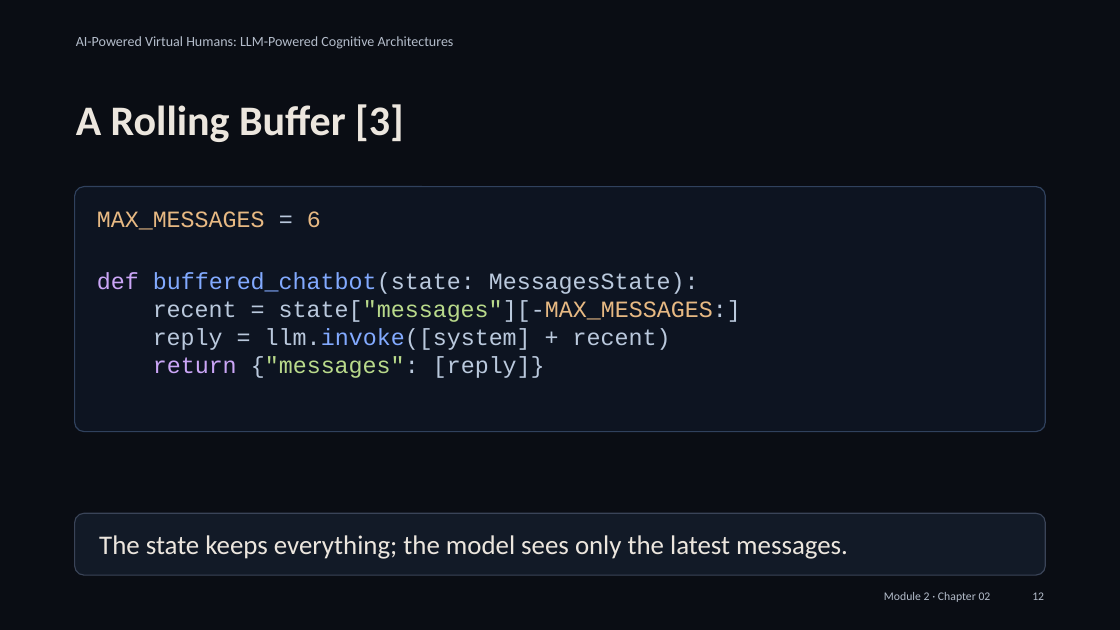
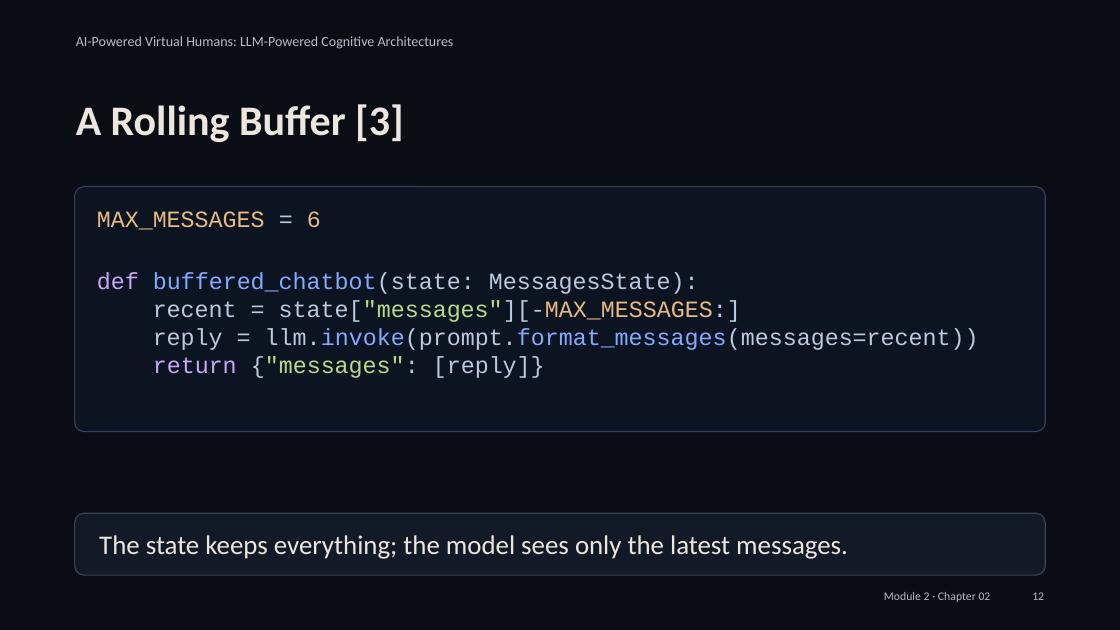
Before and after one commit to alessandropec/virtual-humans-cognitive-architectures, a slide deck: slide 12 of virtual_human_course/Module_2/Chapter_02/Slides/Module_2_Chapter_02_Building_Stateful_Agents_with_Memory.pptx. Drawn at 1120x630 pixels with LibreOffice and Linux fonts; fonts in the diff are those of the drawing. Boxes give left, top, right and bottom in pixels: in the first picture for what was removed or moved away, otherwise in the second. Text is boxed around its words. In the diff, an @@ line names an element or a change of style, - is before the commit and + after.

Commit message:
Align course prompts, memory exercises and slides for Module 2 lesson

```diff
--- a/virtual_human_course/Module_2/Chapter_02/Slides/Module_2_Chapter_02_Building_Stateful_Agents_with_Memory.pptx
+++ b/virtual_human_course/Module_2/Chapter_02/Slides/Module_2_Chapter_02_Building_Stateful_Agents_with_Memory.pptx
@@ text at (x1=153, y1=328, x2=979, y2=350): text changed @@
-reply = llm.invoke([system] + recent)
+reply = llm.invoke(prompt.format_messages(messages=recent))
```
Also in this commit, not shown: 3 other slides changed, 17 other files.
